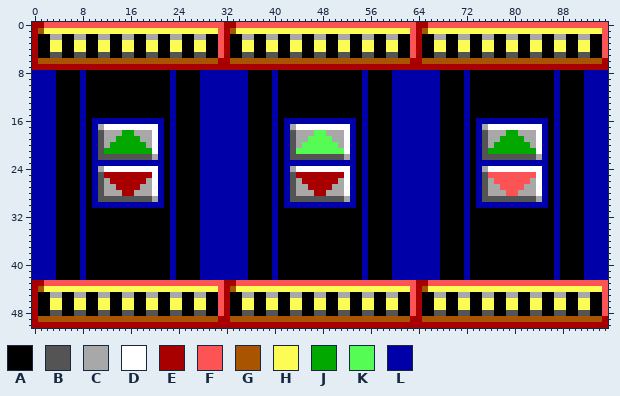
Two versions of one sprite sheet, sprites/elevator.png. The first picture shows the starting point.
The file is 96x51 pixels.
Palette (. is transparent): A #000000  B #545454  C #a8a8a8  D #ffffff  E #a80000  F #fc5454  G #a85400  H #fcfc54  J #00a800  K #54fc54  L #0000a8
Pixels before (only the part around the change), first column x 0:
 1 EGHHHHHHHHHHHHHHHHHHHHHHHHHHHHHFEGHHHHHHHHHHHHHHHHHHHHHHHHHHHHHFEGHHHHHHHHHHHHHHHHHHHHHHHHHHHHHF
 2 EAACCAACCAACCAACCAACCAACCAACCAAFEAACCAACCAACCAACCAACCAACCAACCAAFEAACCAACCAACCAACCAACCAACCAACCAAF
 3 EAAHHAAHHAAHHAAHHAAHHAAHHAAHHAAFEAAHHAAHHAAHHAAHHAAHHAAHHAAHHAAFEAAHHAAHHAAHHAAHHAAHHAAHHAAHHAAF
 4 EAAHHAAHHAAHHAAHHAAHHAAHHAAHHAAFEAAHHAAHHAAHHAAHHAAHHAAHHAAHHAAFEAAHHAAHHAAHHAAHHAAHHAAHHAAHHAAF
 5 EAABBAABBAABBAABBAABBAABBAABBAAFEAABBAABBAABBAABBAABBAABBAABBAAFEAABBAABBAABBAABBAABBAABBAABBAAF
 6 EGGGGGGGGGGGGGGGGGGGGGGGGGGGGGGEEGGGGGGGGGGGGGGGGGGGGGGGGGGGGGGEEGGGGGGGGGGGGGGGGGGGGGGGGGGGGGGE
 7 EEEEEEEEEEEEEEEEEEEEEEEEEEEEEEEEEEEEEEEEEEEEEEEEEEEEEEEEEEEEEEEEEEEEEEEEEEEEEEEEEEEEEEEEEEEEEEEE
 8 LLLLAAAALAAAAAAAAAAAAAALAAAALLLLLLLLAAAALAAAAAAAAAAAAAALAAAALLLLLLLLAAAALAAAAAAAAAAAAAALAAAALLLL
 9 LLLLAAAALAAAAAAAAAAAAAALAAAALLLLLLLLAAAALAAAAAAAAAAAAAALAAAALLLLLLLLAAAALAAAAAAAAAAAAAALAAAALLLL
10 LLLLAAAALAAAAAAAAAAAAAALAAAALLLLLLLLAAAALAAAAAAAAAAAAAALAAAALLLLLLLLAAAALAAAAAAAAAAAAAALAAAALLLL
11 LLLLAAAALAAAAAAAAAAAAAALAAAALLLLLLLLAAAALAAAAAAAAAAAAAALAAAALLLLLLLLAAAALAAAAAAAAAAAAAALAAAALLLL
12 LLLLAAAALAAAAAAAAAAAAAALAAAALLLLLLLLAAAALAAAAAAAAAAAAAALAAAALLLLLLLLAAAALAAAAAAAAAAAAAALAAAALLLL
13 LLLLAAAALAAAAAAAAAAAAAALAAAALLLLLLLLAAAALAAAAAAAAAAAAAALAAAALLLLLLLLAAAALAAAAAAAAAAAAAALAAAALLLL
14 LLLLAAAALAAAAAAAAAAAAAALAAAALLLLLLLLAAAALAAAAAAAAAAAAAALAAAALLLLLLLLAAAALAAAAAAAAAAAAAALAAAALLLL
15 LLLLAAAALAAAAAAAAAAAAAALAAAALLLLLLLLAAAALAAAAAAAAAAAAAALAAAALLLLLLLLAAAALAAAAAAAAAAAAAALAAAALLLL
16 LLLLAAAALALLLLLLLLLLLLALAAAALLLLLLLLAAAALALLLLLLLLLLLLALAAAALLLLLLLLAAAALALLLLLLLLLLLLALAAAALLLL
17 LLLLAAAALALCDDDDDDDDDLALAAAALLLLLLLLAAAALALCDDDDDDDDDLALAAAALLLLLLLLAAAALALCDDDDDDDDDLALAAAALLLL
18 LLLLAAAALALBCCCJJCCCDLALAAAALLLLLLLLAAAALALBCCCKKCCCDLALAAAALLLLLLLLAAAALALBCCCJJCCCDLALAAAALLLL
19 LLLLAAAALALBCCJJJJCCDLALAAAALLLLLLLLAAAALALBCCKKKKCCDLALAAAALLLLLLLLAAAALALBCCJJJJCCDLALAAAALLLL
20 LLLLAAAALALBCJJJJJJCDLALAAAALLLLLLLLAAAALALBCKKKKKKCDLALAAAALLLLLLLLAAAALALBCJJJJJJCDLALAAAALLLL
21 LLLLAAAALALBJJJJJJJJDLALAAAALLLLLLLLAAAALALBKKKKKKKKDLALAAAALLLLLLLLAAAALALBJJJJJJJJDLALAAAALLLL
22 LLLLAAAALALBBBBBBBBBCLALAAAALLLLLLLLAAAALALBBBBBBBBBCLALAAAALLLLLLLLAAAALALBBBBBBBBBCLALAAAALLLL
23 LLLLAAAALALLLLLLLLLLLLALAAAALLLLLLLLAAAALALLLLLLLLLLLLALAAAALLLLLLLLAAAALALLLLLLLLLLLLALAAAALLLL
24 LLLLAAAALALCDDDDDDDDDLALAAAALLLLLLLLAAAALALCDDDDDDDDDLALAAAALLLLLLLLAAAALALCDDDDDDDDDLALAAAALLLL
25 LLLLAAAALALBEEEEEEEEDLALAAAALLLLLLLLAAAALALBEEEEEEEEDLALAAAALLLLLLLLAAAALALBFFFFFFFFDLALAAAALLLL
26 LLLLAAAALALBCEEEEEECDLALAAAALLLLLLLLAAAALALBCEEEEEECDLALAAAALLLLLLLLAAAALALBCFFFFFFCDLALAAAALLLL
27 LLLLAAAALALBCCEEEECCDLALAAAALLLLLLLLAAAALALBCCEEEECCDLALAAAALLLLLLLLAAAALALBCCFFFFCCDLALAAAALLLL
28 LLLLAAAALALBCCCEECCCDLALAAAALLLLLLLLAAAALALBCCCEECCCDLALAAAALLLLLLLLAAAALALBCCCFFCCCDLALAAAALLLL
29 LLLLAAAALALBBBBBBBBBCLALAAAALLLLLLLLAAAALALBBBBBBBBBCLALAAAALLLLLLLLAAAALALBBBBBBBBBCLALAAAALLLL
30 LLLLAAAALALLLLLLLLLLLLALAAAALLLLLLLLAAAALALLLLLLLLLLLLALAAAALLLLLLLLAAAALALLLLLLLLLLLLALAAAALLLL
31 LLLLAAAALAAAAAAAAAAAAAALAAAALLLLLLLLAAAALAAAAAAAAAAAAAALAAAALLLLLLLLAAAALAAAAAAAAAAAAAALAAAALLLL
32 LLLLAAAALAAAAAAAAAAAAAALAAAALLLLLLLLAAAALAAAAAAAAAAAAAALAAAALLLLLLLLAAAALAAAAAAAAAAAAAALAAAALLLL
33 LLLLAAAALAAAAAAAAAAAAAALAAAALLLLLLLLAAAALAAAAAAAAAAAAAALAAAALLLLLLLLAAAALAAAAAAAAAAAAAALAAAALLLL
34 LLLLAAAALAAAAAAAAAAAAAALAAAALLLLLLLLAAAALAAAAAAAAAAAAAALAAAALLLLLLLLAAAALAAAAAAAAAAAAAALAAAALLLL
35 LLLLAAAALAAAAAAAAAAAAAALAAAALLLLLLLLAAAALAAAAAAAAAAAAAALAAAALLLLLLLLAAAALAAAAAAAAAAAAAALAAAALLLL
36 LLLLAAAALAAAAAAAAAAAAAALAAAALLLLLLLLAAAALAAAAAAAAAAAAAALAAAALLLLLLLLAAAALAAAAAAAAAAAAAALAAAALLLL
37 LLLLAAAALAAAAAAAAAAAAAALAAAALLLLLLLLAAAALAAAAAAAAAAAAAALAAAALLLLLLLLAAAALAAAAAAAAAAAAAALAAAALLLL
38 LLLLAAAALAAAAAAAAAAAAAALAAAALLLLLLLLAAAALAAAAAAAAAAAAAALAAAALLLLLLLLAAAALAAAAAAAAAAAAAALAAAALLLL
39 LLLLAAAALAAAAAAAAAAAAAALAAAALLLLLLLLAAAALAAAAAAAAAAAAAALAAAALLLLLLLLAAAALAAAAAAAAAAAAAALAAAALLLL
40 LLLLAAAALAAAAAAAAAAAAAALAAAALLLLLLLLAAAALAAAAAAAAAAAAAALAAAALLLLLLLLAAAALAAAAAAAAAAAAAALAAAALLLL
41 LLLLAAAALAAAAAAAAAAAAAALAAAALLLLLLLLAAAALAAAAAAAAAAAAAALAAAALLLLLLLLAAAALAAAAAAAAAAAAAALAAAALLLL
42 LLLLAAAALAAAAAAAAAAAAAALAAAALLLLLLLLAAAALAAAAAAAAAAAAAALAAAALLLLLLLLAAAALAAAAAAAAAAAAAALAAAALLLL
43 EEFFFFFFFFFFFFFFFFFFFFFFFFFFFFFFEEFFFFFFFFFFFFFFFFFFFFFFFFFFFFFFEEFFFFFFFFFFFFFFFFFFFFFFFFFFFFFF
44 EGHHHHHHHHHHHHHHHHHHHHHHHHHHHHHFEGHHHHHHHHHHHHHHHHHHHHHHHHHHHHHFEGHHHHHHHHHHHHHHHHHHHHHHHHHHHHHF
45 EAACCAACCAACCAACCAACCAACCAACCAAFEAACCAACCAACCAACCAACCAACCAACCAAFEAACCAACCAACCAACCAACCAACCAACCAAF
46 EAAHHAAHHAAHHAAHHAAHHAAHHAAHHAAFEAAHHAAHHAAHHAAHHAAHHAAHHAAHHAAFEAAHHAAHHAAHHAAHHAAHHAAHHAAHHAAF
47 EAAHHAAHHAAHHAAHHAAHHAAHHAAHHAAFEAAHHAAHHAAHHAAHHAAHHAAHHAAHHAAFEAAHHAAHHAAHHAAHHAAHHAAHHAAHHAAF
48 EAABBAABBAABBAABBAABBAABBAABBAAFEAABBAABBAABBAABBAABBAABBAABBAAFEAABBAABBAABBAABBAABBAABBAABBAAF
49 EGGGGGGGGGGGGGGGGGGGGGGGGGGGGGGEEGGGGGGGGGGGGGGGGGGGGGGGGGGGGGGEEGGGGGGGGGGGGGGGGGGGGGGGGGGGGGGE
After the commit:
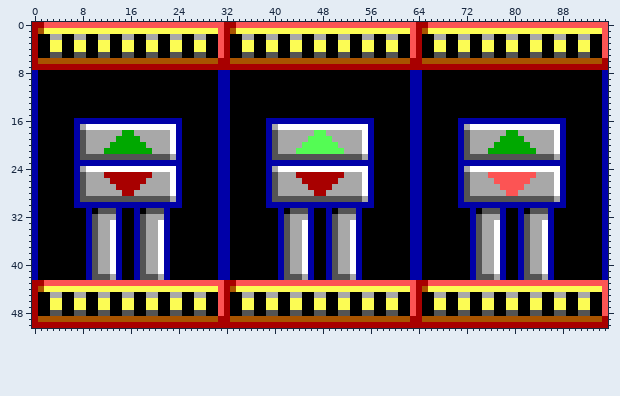
The exact change:
Changed rows in their new state; - is an unchanged pixel.
first column x 1:
 8 AAA----A--------------A----AAA--AAA----A--------------A----AAA--AAA----A--------------A----AAA
 9 AAA----A--------------A----AAA--AAA----A--------------A----AAA--AAA----A--------------A----AAA
10 AAA----A--------------A----AAA--AAA----A--------------A----AAA--AAA----A--------------A----AAA
11 AAA----A--------------A----AAA--AAA----A--------------A----AAA--AAA----A--------------A----AAA
12 AAA----A--------------A----AAA--AAA----A--------------A----AAA--AAA----A--------------A----AAA
13 AAA----A--------------A----AAA--AAA----A--------------A----AAA--AAA----A--------------A----AAA
14 AAA----A--------------A----AAA--AAA----A--------------A----AAA--AAA----A--------------A----AAA
15 AAA----A--------------A----AAA--AAA----A--------------A----AAA--AAA----A--------------A----AAA
16 AAA---L-L------------L-L---AAA--AAA---L-L------------L-L---AAA--AAA---L-L------------L-L---AAA
17 AAA---LCDDD---------DDDL---AAA--AAA---LCDDD---------DDDL---AAA--AAA---LCDDD---------DDDL---AAA
18 AAA---LBCCC--------CCCDL---AAA--AAA---LBCCC--------CCCDL---AAA--AAA---LBCCC--------CCCDL---AAA
19 AAA---LBCCC--------CCCDL---AAA--AAA---LBCCC--------CCCDL---AAA--AAA---LBCCC--------CCCDL---AAA
20 AAA---LBCCC--------CCCDL---AAA--AAA---LBCCC--------CCCDL---AAA--AAA---LBCCC--------CCCDL---AAA
21 AAA---LBCCC--------CCCDL---AAA--AAA---LBCCC--------CCCDL---AAA--AAA---LBCCC--------CCCDL---AAA
22 AAA---LBBB---------BBBCL---AAA--AAA---LBBB---------BBBCL---AAA--AAA---LBBB---------BBBCL---AAA
23 AAA---L-L------------L-L---AAA--AAA---L-L------------L-L---AAA--AAA---L-L------------L-L---AAA
24 AAA---LCDDD---------DDDL---AAA--AAA---LCDDD---------DDDL---AAA--AAA---LCDDD---------DDDL---AAA
25 AAA---LBCCC--------CCCDL---AAA--AAA---LBCCC--------CCCDL---AAA--AAA---LBCCC--------CCCDL---AAA
26 AAA---LBCCC--------CCCDL---AAA--AAA---LBCCC--------CCCDL---AAA--AAA---LBCCC--------CCCDL---AAA
27 AAA---LBCCC--------CCCDL---AAA--AAA---LBCCC--------CCCDL---AAA--AAA---LBCCC--------CCCDL---AAA
28 AAA---LBCCC--------CCCDL---AAA--AAA---LBCCC--------CCCDL---AAA--AAA---LBCCC--------CCCDL---AAA
29 AAA---LBBB---------BBBCL---AAA--AAA---LBBB---------BBBCL---AAA--AAA---LBBB---------BBBCL---AAA
30 AAA---L-L------------L-L---AAA--AAA---L-L------------L-L---AAA--AAA---L-L------------L-L---AAA
31 AAA----AL-BBBL--L-BBBLA----AAA--AAA----AL-BBBL--L-BBBLA----AAA--AAA----AL-BBBL--L-BBBLA----AAA
32 AAA----ALBCCCL--LBCCCLA----AAA--AAA----ALBCCCL--LBCCCLA----AAA--AAA----ALBCCCL--LBCCCLA----AAA
33 AAA----ALBCCDL--LBCCDLA----AAA--AAA----ALBCCDL--LBCCDLA----AAA--AAA----ALBCCDL--LBCCDLA----AAA
34 AAA----ALBCCDL--LBCCDLA----AAA--AAA----ALBCCDL--LBCCDLA----AAA--AAA----ALBCCDL--LBCCDLA----AAA
35 AAA----ALBCCDL--LBCCDLA----AAA--AAA----ALBCCDL--LBCCDLA----AAA--AAA----ALBCCDL--LBCCDLA----AAA
36 AAA----ALBCCDL--LBCCDLA----AAA--AAA----ALBCCDL--LBCCDLA----AAA--AAA----ALBCCDL--LBCCDLA----AAA
37 AAA----ALBCCDL--LBCCDLA----AAA--AAA----ALBCCDL--LBCCDLA----AAA--AAA----ALBCCDL--LBCCDLA----AAA
38 AAA----ALBCCDL--LBCCDLA----AAA--AAA----ALBCCDL--LBCCDLA----AAA--AAA----ALBCCDL--LBCCDLA----AAA
39 AAA----ALBCCDL--LBCCDLA----AAA--AAA----ALBCCDL--LBCCDLA----AAA--AAA----ALBCCDL--LBCCDLA----AAA
40 AAA----ALBCCDL--LBCCDLA----AAA--AAA----ALBCCDL--LBCCDLA----AAA--AAA----ALBCCDL--LBCCDLA----AAA
41 AAA----ALBCCDL--LBCCDLA----AAA--AAA----ALBCCDL--LBCCDLA----AAA--AAA----ALBCCDL--LBCCDLA----AAA
42 AAA----ALBBBCL--LBBBCLA----AAA--AAA----ALBBBCL--LBBBCLA----AAA--AAA----ALBBBCL--LBBBCLA----AAA
Where, in picture pixels (left, top, right, bottom), the same in both pictures:
changed: (38, 70, 248, 280)
changed: (266, 70, 374, 280)
changed: (392, 70, 602, 280)
